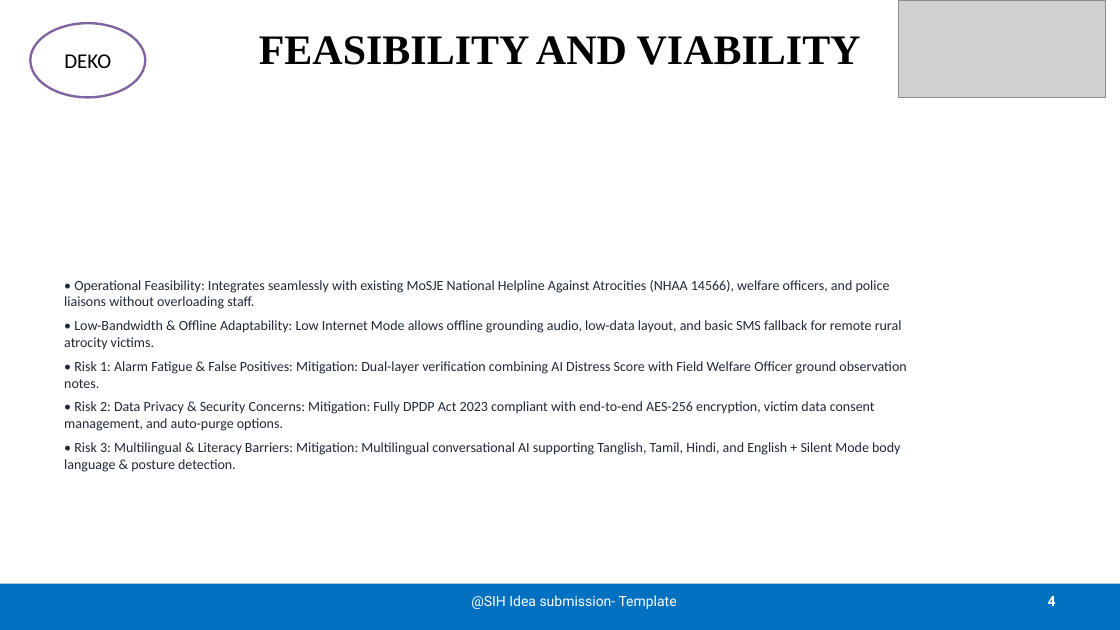
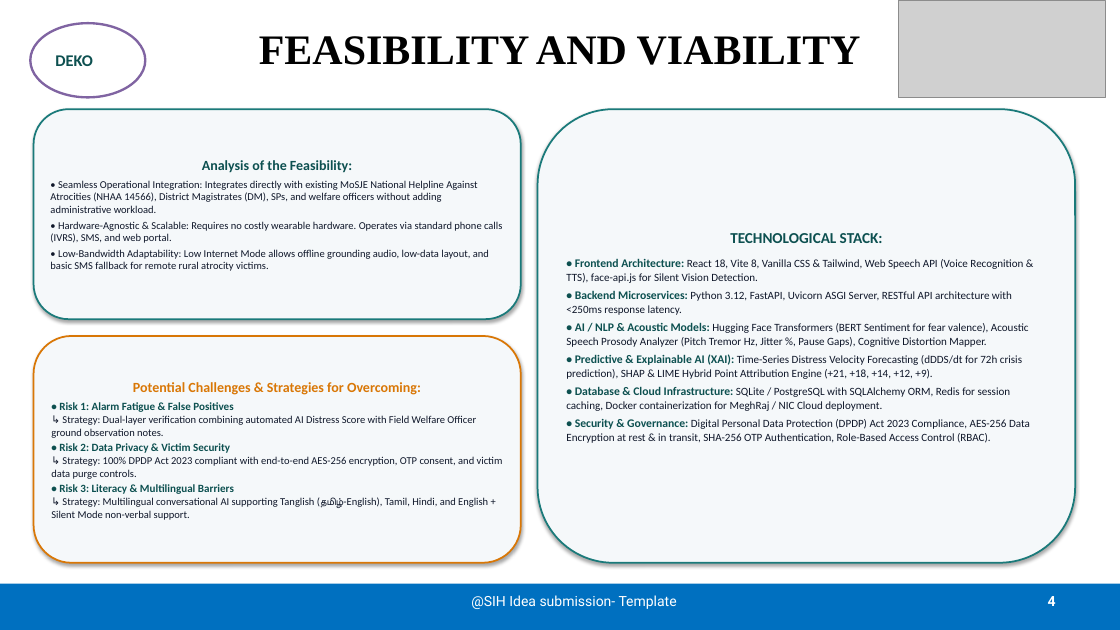
Before and after one commit to balajikrishnan031/SIH-KEFI, a slide deck: slide 4 of SIH26094_KEFI_AI_OFFICIAL_SUBMISSION.pptx. Drawn at 1120x630 pixels with LibreOffice and Linux fonts; fonts in the diff are those of the drawing; grey boxes stand for pictures. Boxes give left, top, right and bottom in pixels: in the first picture for what was removed or moved away, otherwise in the second. Text is boxed around its words. In the diff, an @@ line names an element or a change of style, - is before the commit and + after.

```diff
--- a/SIH26094_KEFI_AI_OFFICIAL_SUBMISSION.pptx
+++ b/SIH26094_KEFI_AI_OFFICIAL_SUBMISSION.pptx
@@ ellipse "DEKO" at (30, 24, 145, 97): size 18 to 14 pt, text colour #000000 to #0D5050, bold on; alignment centre to left @@
@@ rounded rectangle "Analysis of the Feasibility:": place and size @@
-rounded rectangle "Analysis of the Feasibility:" at (64, 280, 906, 472)
+rounded rectangle "Analysis of the Feasibility:" at (34, 109, 521, 319)
@@ rounded rectangle "Analysis of the Feasibility:" at (34, 109, 521, 319): vertical alignment top to middle; fill none to #F5F8FA; outline none to #1A7A7A 1.5 pt; shadow on @@
@@ rounded rectangle added at (538, 109, 1075, 563), fill #F5F8FA, outline #1A7A7A 1.5 pt, 9.5 pt, text #0F172A @@
+TECHNOLOGICAL STACK:
+• Frontend Architecture: React 18, Vite 8, Vanilla CSS & Tailwind, Web Speech API (Voice Recognition & TTS), face-api.js for Silent Vision Detection.
+• Backend Microservices: Python 3.12, FastAPI, Uvicorn ASGI Server, RESTful API architecture with <250ms response latency.
+• AI / NLP & Acoustic Models: Hugging Face Transformers (BERT Sentiment for fear valence), Acoustic Speech Prosody Analyzer (Pitch Tremor Hz, Jitter %, Pause Gaps), Cognitive Distortion Mapper.
+• Predictive & Explainable AI (XAI): Time-Series Distress Velocity Forecasting (dDDS/dt for 72h crisis prediction), SHAP & LIME Hybrid Point Attribution Engine (+21, +18, +14, +12, +9).
+• Database & Cloud Infrastructure: SQLite / PostgreSQL with SQLAlchemy ORM, Redis for session caching, Docker containerization for MeghRaj / NIC Cloud deployment.
+• Security & Governance: Digital Personal Data Protection (DPDP) Act 2023 Compliance, AES-256 Data Encryption at rest & in transit, SHA-256 OTP Authentication, Role-Based Access Control (RBAC).
@@ text in rounded rectangle at (50, 160, 502, 271): text changed; size 12 to 9 pt; text colour #1E293B to #0F172A @@
-• Operational Feasibility: Integrates seamlessly with existing MoSJE National Helpline Against Atrocities (NHAA 14566), welfare officers, and police liaisons without overloading staff.
-• Low-Bandwidth & Offline Adaptability: Low Internet Mode allows offline grounding audio, low-data layout, and basic SMS fallback for remote rural atrocity victims.
-• Risk 1: Alarm Fatigue & False Positives: Mitigation: Dual-layer verification combining AI Distress Score with Field Welfare Officer ground observation notes.
-• Risk 2: Data Privacy & Security Concerns: Mitigation: Fully DPDP Act 2023 compliant with end-to-end AES-256 encryption, victim data consent management, and auto-purge options.
-• Risk 3: Multilingual & Literacy Barriers: Mitigation: Multilingual conversational AI supporting Tanglish, Tamil, Hindi, and English + Silent Mode body language & posture detection.
+Analysis of the Feasibility:
+• Seamless Operational Integration: Integrates directly with existing MoSJE National Helpline Against Atrocities (NHAA 14566), District Magistrates (DM), SPs, and welfare officers without adding administrative workload.
+• Hardware-Agnostic & Scalable: Requires no costly wearable hardware. Operates via standard phone calls (IVRS), SMS, and web portal.
+• Low-Bandwidth Adaptability: Low Internet Mode allows offline grounding audio, low-data layout, and basic SMS fallback for remote rural atrocity victims.
@@ rounded rectangle added at (34, 336, 521, 563), fill #F5F8FA, outline #D97706 1.5 pt, 9 pt, text #0F172A @@
+Potential Challenges & Strategies for Overcoming:
+• Risk 1: Alarm Fatigue & False Positives
+↳ Strategy: Dual-layer verification combining automated AI Distress Score with Field Welfare Officer ground observation notes.
+• Risk 2: Data Privacy & Victim Security
+↳ Strategy: 100% DPDP Act 2023 compliant with end-to-end AES-256 encryption, OTP consent, and victim data purge controls.
+• Risk 3: Literacy & Multilingual Barriers
+↳ Strategy: Multilingual conversational AI supporting Tanglish (தமிழ்-English), Tamil, Hindi, and English + Silent Mode non-verbal support.
```
Also in this commit, not shown: 5 other slides changed, 3 other files.
